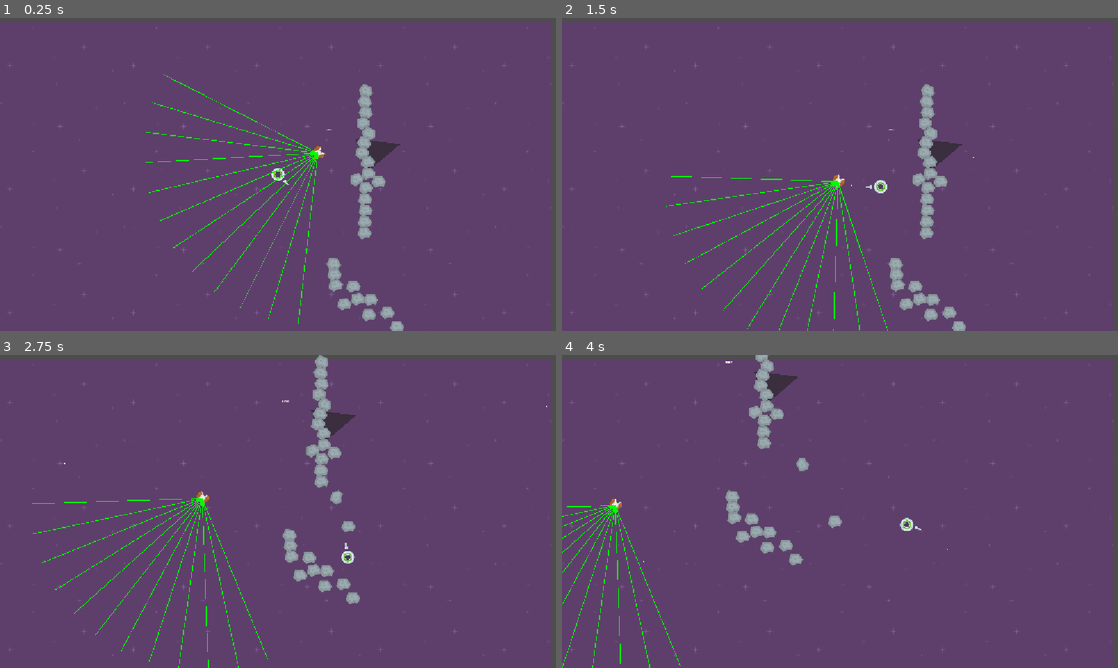
Above: before the commit, frames 1-4 (two rows, left to right).
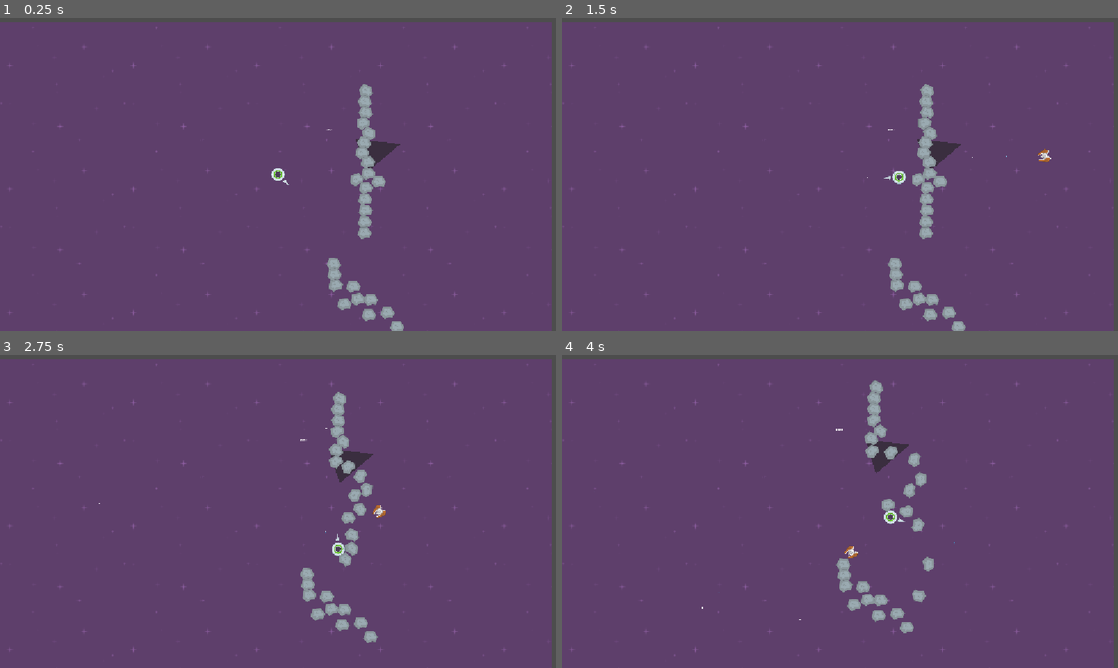
Above: after the commit, the same moments.

Repository: BlackSabre/SpeedySaucer
Game: Godot game, scene res://scenes/levels/level_1.tscn
Same seed, same stepped clock (60 frames per second), same inputs: the game is played once before the commit and once after it.
Inputs (mouse positions are in pixels of both pictures, inside the frame that each line leads up to):
- Up to frame 1 (0.25 s): no input
- Up to frame 2 (1.5 s): move the mouse to (962, 158) at 0.52 s; hold D (move_right) 0.53-1.28 s; click (962, 158) at 0.67 s; move the mouse to (728, 190) at 1.27 s; hold S (move_down) from 1.28 s (still down); click (728, 190) at 1.42 s
- Up to frame 3 (2.75 s): move the mouse to (333, 442) at 2.02 s; release S (move_down) at 2.03 s; hold D (move_right) from 2.03 s (still down); click (333, 442) at 2.17 s
- Up to frame 4 (4 s): move the mouse to (812, 574) at 2.77 s; release D (move_right) at 2.78 s; hold W (move_up) 2.78-3.53 s; click (812, 574) at 2.92 s; move the mouse to (1006, 558) at 3.52 s; hold A (move_left) from 3.53 s (still down); click (1006, 558) at 3.67 s

The runs differ from the first frame. In frame 1, 0.9% of the frame differs, in the area x 26-59%, y 18-98%; in frame 2, 1.4%; in frame 3, 5.0%, in the area x 5-99%, y 0-100%; in frame 4, 4.9%.

Commit message:
Added firing for Enemy

Diff:
--- a/scenes/entities/enemies/enemy.gd
+++ b/scenes/entities/enemies/enemy.gd
@@ -2,81 +2,70 @@
 
 @export var move_speed: float = 300
 @export var turn_rate: float = 1
-@export var max_rotation_radians: float = 0.2
-@export var attack_move_speed: float = 750
-@export var accleration_factor: float = 50
-@export var raycaster: Raycaster
+@export var max_rotation_weight: float = 0.2
+@export var enemy_weapon: EnemyWeapon
+@export var projectile_parent: Node
+@export var alignment_to_player_firing_threshold: float = 0.96
+@export var random_direction_angle_threshold: float = 90
+@export var random_position_offset: int = 1000
 
-var current_speed: float
-var target_speed: float
-var current_direction: Vector2 = Vector2(1, 0)
+@onready var navigator: Navigator = $Navigator
 
-var target_player: RigidBody2D
-var current_state: EnemyState
-
-var steering_timer: float = 5.0
+var normalized_current_direction := Vector2.LEFT
+var normalized_previous_direction: Vector2
 var patrol_timer: float = 0.0
 var patrol_timer_max: float = 5.0
-var normalized_previous_direction: Vector2
-
+var target_player: RigidBody2D
 var target_global_positions: Array[Vector2]
-
-enum EnemyState {
-	CREATE_DISTANCE,
-	ATTACK_RUN,
-	TURNING
-}
+var direction_to_player: Vector2
 
 
 func _ready() -> void:
-	current_speed = move_speed
-	current_state = EnemyState.CREATE_DISTANCE
 	target_player = get_tree().get_first_node_in_group("Players")
-	current_direction = (target_player.global_position - global_position).normalized()
-	normalized_previous_direction = current_direction
-	target_global_positions.append(target_player.global_position)
-	look_at(target_player.global_position)
+
+	if target_player:
+		normalized_current_direction = (target_player.global_position - global_position).normalized()
+		target_global_positions.append(target_player.global_position)
+		look_at(target_player.global_position)
 
 
 func _physics_process(delta: float) -> void:
-	target_global_positions = _find_next_target(delta)
-	velocity = _calculate_velocity(delta)
-	var angle = current_direction.angle()
-	rotation = lerp_angle(rotation, angle, max_rotation_radians)
+	if target_global_positions.size() > 0:
+		target_global_positions = _find_next_target(delta)
+		velocity = _calculate_velocity(delta)
+
+	var angle_current_direction = normalized_current_direction.angle()
+	rotation = lerp_angle(rotation, angle_current_direction, max_rotation_weight)
+	fire()
 	move_and_slide()
 
 
-# current_direction, normalized_previous_direction
 func _calculate_velocity(delta: float) -> Vector2:
+	var ray_exclusion_rid_array: Array[RID] = [self.get_rid()]
+	if target_player:
+		ray_exclusion_rid_array.append(target_player.get_rid())
+
+	var weighted_goal_direction: Vector2 = navigator.calculate_direction(
+		target_global_positions,
+		normalized_current_direction,
+		normalized_previous_direction,
+		collision_mask,
+		ray_exclusion_rid_array)
+
 	var direction_lerp_weight: float = 1.0 - exp(-turn_rate * delta)
-	var ray_result_data: Array[RayResult] = _calculate_ray_data()
+	normalized_previous_direction = normalized_current_direction
 
-	var weighted_goal_direction: Vector2 = _calculate_direction(ray_result_data)
-	normalized_previous_direction = current_direction
+	var lerped_direction: Vector2 = lerp(normalized_current_direction, weighted_goal_direction, direction_lerp_weight).normalized()
+	if not lerped_direction.is_zero_approx():
+		normalized_current_direction = lerped_direction
 
-	var lerped_direction: Vector2 = lerp(current_direction, weighted_goal_direction, direction_lerp_weight).normalized()
-	if not lerped_direction.is_zero_approx():
-		current_direction = lerped_direction
-
-	return current_direction * move_speed
+	return normalized_current_direction * move_speed
 
 
-func _calculate_ray_data() -> Array[RayResult]:
-	var ray_exclusion_rid_array: Array[RID] = [self.get_rid(), target_player.get_rid()]
-	return raycaster.cast_rays_in_direction(current_direction, collision_mask, ray_exclusion_rid_array)
-
-
-func _calculate_direction(ray_result_data: Array[RayResult]) -> Vector2:
-	var steering_manager_settings = SteeringManagerSettings.new()
-
-	steering_manager_settings.source_global_position = global_position
-	steering_manager_settings.target_global_positions = target_global_positions
-	steering_manager_settings.normalized_previous_direction = normalized_previous_direction
-	steering_manager_settings.normalized_current_direction = current_direction.normalized()
-	steering_manager_settings.ray_results = ray_result_data
-	steering_manager_settings.ray_length = raycaster.ray_length
-
-	return SteeringManager.calculate_direction(steering_manager_settings)
+func fire():
+	var direction_player_alignment: float = direction_to_player.dot(normalized_current_direction)
+	if direction_player_alignment > alignment_to_player_firing_threshold:
+		enemy_weapon.fire_weapon(normalized_current_direction, projectile_parent)
 
 
 # Returns the player global position if ahead of the enemy, otherwise returns a random
@@ -84,20 +73,22 @@
 func _find_next_target(delta: float) -> Array[Vector2]:
 	patrol_timer += delta
 
-	var direction_to_player = (target_player.global_position - global_position).normalized()
-	var enemy_player_alignment: float = current_direction.dot(direction_to_player)
-	if enemy_player_alignment > 0:
-		target_global_positions.clear()
-		target_global_positions.append(target_player.global_position)
-		return target_global_positions
+	if target_player:
+		direction_to_player = (target_player.global_position - global_position).normalized()
+		var enemy_player_alignment: float = normalized_current_direction.dot(direction_to_player)
+		if enemy_player_alignment > 0:
+			target_global_positions.clear()
+			target_global_positions.append(target_player.global_position)
+			patrol_timer = 0.0
+			return target_global_positions
 
 	if patrol_timer <= patrol_timer_max:
 		return target_global_positions
 
 	target_global_positions.clear()
-	var random_angle: float = deg_to_rad(randf_range(-90, 90))
-	var random_direction: Vector2 = current_direction.rotated(random_angle)
-	var random_position: Vector2 = global_position + random_direction * 1000
+	var random_angle: float = deg_to_rad(randf_range(-random_direction_angle_threshold, random_direction_angle_threshold))
+	var random_direction: Vector2 = normalized_current_direction.rotated(random_angle)
+	var random_position: Vector2 = global_position + (random_direction * random_position_offset)
 
 	target_global_positions.append(random_position)
 	patrol_timer = 0.0
--- a/scenes/entities/enemies/enemy.tscn
+++ b/scenes/entities/enemies/enemy.tscn
@@ -1,25 +1,30 @@
 [gd_scene format=3 uid="uid://cpdbd8lt8t04w"]
 
 [ext_resource type="Script" uid="uid://bkfwwh4nvjceg" path="res://scenes/entities/enemies/enemy.gd" id="1_67neu"]
+[ext_resource type="Texture2D" uid="uid://dhr1773tdl4vo" path="res://assets/kenney_space-shooter-redux/PNG/Parts/gun00.png" id="2_gflvi"]
 [ext_resource type="Texture2D" uid="uid://c0qob77ivtlw5" path="res://assets/kenney_space-shooter-redux/PNG/Enemies/enemyRed1.png" id="2_ktqfp"]
-[ext_resource type="PackedScene" uid="uid://d0ff62v2gku3o" path="res://utilities/raycaster/raycaster.tscn" id="3_c8ylr"]
-[ext_resource type="Script" uid="uid://drd75g0e3xcwo" path="res://utilities/navigation/navigator.gd" id="3_pm80n"]
+[ext_resource type="PackedScene" uid="uid://d0ff62v2gku3o" path="res://utilities/movement/raycaster/raycaster.tscn" id="3_c8ylr"]
+[ext_resource type="Script" uid="uid://drd75g0e3xcwo" path="res://utilities/movement/navigation/navigator.gd" id="3_pm80n"]
+[ext_resource type="Script" uid="uid://bmiweij7evri7" path="res://scenes/entities/weapons/enemy_weapon/enemy_weapon.gd" id="5_20lqd"]
+[ext_resource type="PackedScene" uid="uid://cb182f731msqr" path="res://scenes/entities/projectiles/projectile.tscn" id="6_j3iiu"]
 
 [sub_resource type="CircleShape2D" id="CircleShape2D_7i4tb"]
 radius = 36.013885
 
-[node name="Enemy" type="CharacterBody2D" unique_id=1735677195 node_paths=PackedStringArray("raycaster")]
+[node name="Enemy" type="CharacterBody2D" unique_id=1735677195 node_paths=PackedStringArray("enemy_weapon")]
 collision_layer = 4
 collision_mask = 14
+motion_mode = 1
 script = ExtResource("1_67neu")
-raycaster = NodePath("Navigator/Raycaster")
+enemy_weapon = NodePath("EnemyWeapon")
 
-[node name="Sprite2D" type="Sprite2D" parent="." unique_id=2082000728]
+[node name="EnemyBodySprite" type="Sprite2D" parent="." unique_id=2082000728]
 rotation = 4.712389
 texture = ExtResource("2_ktqfp")
 
 [node name="CollisionShape2D" type="CollisionShape2D" parent="." unique_id=1490024136]
 shape = SubResource("CircleShape2D_7i4tb")
+metadata/_edit_lock_ = true
 
 [node name="Navigator" type="Node2D" parent="." unique_id=153048049]
 script = ExtResource("3_pm80n")
@@ -27,4 +32,16 @@
 [node name="Raycaster" parent="Navigator" unique_id=408926492 instance=ExtResource("3_c8ylr")]
 ray_length = 1200
 number_of_raycasts = 12
-debug = true
+
+[node name="EnemyWeapon" type="Node2D" parent="." unique_id=847598257 node_paths=PackedStringArray("projectile_spawn_positions")]
+script = ExtResource("5_20lqd")
+projectile_scene = ExtResource("6_j3iiu")
+projectile_spawn_positions = [NodePath("GunSprite/ProjectileSpawnPosition")]
+
+[node name="GunSprite" type="Sprite2D" parent="EnemyWeapon" unique_id=908969940]
+position = Vector2(7, 0)
+rotation = -1.5707964
+texture = ExtResource("2_gflvi")
+
+[node name="ProjectileSpawnPosition" type="Marker2D" parent="EnemyWeapon/GunSprite" unique_id=1311741830]
+position = Vector2(-8.742278e-07, 20)
--- a/scenes/entities/player/player.gd
+++ b/scenes/entities/player/player.gd
@@ -2,7 +2,12 @@
 
 @onready var collisionShape2D = $CollisionShape2D
 @onready var circleShape2D: CircleShape2D = $CollisionShape2D.shape
-var force = 1000;
+
+
+signal on_player_weapon_fired
+
+
+var movement_force: float = 1000.0;
 
 
 func _process(_delta) -> void:
@@ -20,10 +25,9 @@
 	pass
 
 
-
 func apply_movement():
 	var input_vector := Input.get_vector("move_left", "move_right", "move_up", "move_down")
-	var vector_force: Vector2 = input_vector * force;
+	var vector_force: Vector2 = input_vector * movement_force;
 	apply_force(vector_force)
 
 
@@ -35,7 +39,7 @@
 		return []
 
 	var radius = circleShape2D.radius
-	var angle_step = TAU / sample_count # TAU = 2π
+	var angle_step = TAU / sample_count
 
 	for i in range(sample_count):
 		var angle = i * angle_step
--- a/scenes/entities/player/player.tscn
+++ b/scenes/entities/player/player.tscn
@@ -2,7 +2,7 @@
 
 [ext_resource type="Texture2D" uid="uid://dnklpn4a2n1yr" path="res://assets/kenney_space-shooter-redux/PNG/ufoGreen.png" id="1_8afob"]
 [ext_resource type="Script" uid="uid://dlo3uk6nwfi3s" path="res://scenes/entities/player/player.gd" id="1_dovo2"]
-[ext_resource type="PackedScene" uid="uid://bseprqe4u5hsq" path="res://scenes/entities/weapons/weapon.tscn" id="3_58kc7"]
+[ext_resource type="PackedScene" uid="uid://bseprqe4u5hsq" path="res://scenes/entities/weapons/player_weapon/weapon.tscn" id="3_58kc7"]
 
 [sub_resource type="CircleShape2D" id="CircleShape2D_7i4tb"]
 radius = 45.0
--- a/scenes/entities/projectiles/projectile.gd
+++ b/scenes/entities/projectiles/projectile.gd
@@ -1,4 +1,4 @@
-extends Node2D
+class_name Projectile extends Node2D
 
 @export var speed = 1000;
 
@@ -13,14 +13,19 @@
 	#print("bullet_pos: ", position)
 	#prints("bullet_global_pos", global_position)
 	time_to_live_timer.timeout.connect(_on_time_to_live_timer_timeout)
-	pass
+
 
 func _physics_process(delta: float) -> void:
 	global_position += direction * speed * delta
 	#global_position = position + speed * direction * delta
 	#print("proj pos")
 	#print(global_position)
-	pass
+
+
+func setup_direction(spawn_global_position: Vector2, travel_direction: Vector2):
+	global_position = spawn_global_position
+	direction = travel_direction
+
 
 func setup(new_target_position: Vector2, spawn_position: Vector2, new_projectile_source: Enums.ProjectileSource):
 	projectile_source = new_projectile_source
--- /dev/null
+++ b/scenes/entities/weapons/enemy_weapon/enemy_weapon.gd
@@ -0,0 +1,27 @@
+class_name EnemyWeapon extends Node2D
+
+@export var projectile_scene: PackedScene
+@export var projectile_spawn_positions: Array[Marker2D]
+@export var fire_cooldown: float = 1.0
+
+
+var _fire_timer: float = 0.0
+
+func _physics_process(_delta: float) -> void:
+	_fire_timer += _delta
+
+
+func fire_weapon(direction: Vector2, parent: Node) -> bool:
+	if _fire_timer < fire_cooldown:
+		return false
+
+	spawn_projectile(projectile_spawn_positions[0].global_position, direction, parent)
+	_fire_timer = 0.0
+	return true
+
+
+func spawn_projectile(spawn_global_position: Vector2, direction: Vector2, parent: Node) -> void:
+	var projectile_instance: Projectile = projectile_scene.instantiate()
+	parent.add_child(projectile_instance)
+	projectile_instance.setup_direction(spawn_global_position, direction)
+	projectile_instance.global_position = spawn_global_position
--- /dev/null
+++ b/scenes/entities/weapons/enemy_weapon/enemy_weapon.tscn
@@ -0,0 +1,17 @@
+[gd_scene format=3 uid="uid://bnfdlk88xketi"]
+
+[ext_resource type="Script" uid="uid://bmiweij7evri7" path="res://scenes/entities/weapons/enemy_weapon/enemy_weapon.gd" id="1_kw6ib"]
+[ext_resource type="Texture2D" uid="uid://dhr1773tdl4vo" path="res://assets/kenney_space-shooter-redux/PNG/Parts/gun00.png" id="1_mxvdg"]
+[ext_resource type="PackedScene" uid="uid://cb182f731msqr" path="res://scenes/entities/projectiles/projectile.tscn" id="2_5puay"]
+
+[node name="EnemyWeapon" type="Node2D" unique_id=1504786334]
+script = ExtResource("1_kw6ib")
+projectile_scene = ExtResource("2_5puay")
+
+[node name="GunSprite" type="Sprite2D" parent="." unique_id=1965801667]
+position = Vector2(7, 0)
+rotation = -1.5707964
+texture = ExtResource("1_mxvdg")
+
+[node name="ProjectileSpawnPosition" type="Marker2D" parent="GunSprite" unique_id=2033947300]
+position = Vector2(-8.742278e-07, 20)
--- /dev/null
+++ b/scenes/entities/weapons/player_weapon/weapon.gd
@@ -0,0 +1,17 @@
+extends Node2D
+class_name Weapon
+
+@onready var projectile_marker: Marker2D = $ProjectileSpawnPosition
+@onready var projectile_scene: PackedScene = preload("uid://cb182f731msqr")
+
+
+func _unhandled_input(event: InputEvent) -> void:
+	if event is InputEventMouseButton \
+			and event.button_index == MOUSE_BUTTON_LEFT \
+			and	event.pressed:
+		get_viewport().set_input_as_handled()
+		fire(get_global_mouse_position());
+
+
+func fire(mouse_position: Vector2) -> void:
+	GlobalSignals.weapon_fired.emit(mouse_position, projectile_marker.global_position, Enums.ProjectileSource.PLAYER)
--- a/scenes/entities/weapons/weapon.tscn
+++ b/scenes/entities/weapons/player_weapon/weapon.tscn
@@ -1,6 +1,6 @@
 [gd_scene format=3 uid="uid://bseprqe4u5hsq"]
 
-[ext_resource type="Script" uid="uid://c0kw1p7gv203v" path="res://scenes/entities/weapons/weapon.gd" id="1_trvpb"]
+[ext_resource type="Script" uid="uid://c0kw1p7gv203v" path="res://scenes/entities/weapons/player_weapon/weapon.gd" id="1_trvpb"]
 [ext_resource type="Texture2D" uid="uid://c016hto81t3qk" path="res://assets/kenney_space-shooter-redux/PNG/Parts/beam6.png" id="2_6x0ya"]
 
 [node name="Weapon" type="Node2D" unique_id=2143438046]
--- a/scenes/entities/weapons/weapon.gd
+++ /dev/null
@@ -1,46 +0,0 @@
-extends Node2D
-class_name Weapon
-
-#@onready var weapon_sprite: Sprite2D = $Weapon
-@onready var projectile_marker: Marker2D = $ProjectileSpawnPosition
-@onready var projectile_scene: PackedScene = preload("uid://cb182f731msqr")
-
-# Called when the node enters the scene tree for the first time.
-func _ready() -> void:
-	pass
-
-
-func _unhandled_input(event: InputEvent) -> void:
-	if event is InputEventMouseButton \
-			and event.button_index == MOUSE_BUTTON_LEFT \
-			and	event.pressed:
-		get_viewport().set_input_as_handled()
-		fire(get_global_mouse_position());
-
-
-func _process(_delta: float) -> void:
-	#offset = Vector2(91, 91)
-	#$/root/Player/Pivot.rotation += rotation_speed * delta
-	#var pos = get_local_mouse_position() - position
-	#look_at(get_global_mouse_position())
-	pass
-
-
-func fire(mouse_position: Vector2) -> void:
-	#print("firing")
-	#print("projectile_marker global: ", projectile_marker.global_position)
-	#print("projectile_marker position: ", projectile_marker.position)
-
-	GlobalSignals.weapon_fired.emit(mouse_position, projectile_marker.global_position, Enums.ProjectileSource.PLAYER)
-
-	#GlobalSignals.weapon_fired.emit(projectile_pos.global_position)
-	#print("firing")
-	#print("projectile_pos: ", projectile_pos.global_position)
-	#GlobalSignals.weapon_fired.emit(projectile_pos.global_position)
-
-	#var projectile = projectile_scene.instantiate()
-	#print(projectile_pos.position.x)
-
-	#projectile.global_transform = projectile_pos.global_transform
-	#projectile.global_position.x += 100#projectile_pos.position.x + self.offset.x;
-	#get_tree().root.add_child(projectile)
--- a/scenes/levels/level_1.tscn
+++ b/scenes/levels/level_1.tscn
@@ -56,8 +56,11 @@
 
 [node name="Enemies" type="Node" parent="." unique_id=862519078]
 
-[node name="Enemy" parent="Enemies" unique_id=1735677195 instance=ExtResource("5_sk5k4")]
-position = Vector2(7, 139)
+[node name="Enemy" parent="Enemies" unique_id=1735677195 node_paths=PackedStringArray("projectile_parent") instance=ExtResource("5_sk5k4")]
+position = Vector2(1823, 105)
+move_speed = 500.0
+max_rotation_weight = 0.3
+projectile_parent = NodePath("../../Projectiles")
 
 [node name="Obstacles" type="Node2D" parent="." unique_id=811036353]
 
--- /dev/null
+++ b/utilities/movement/navigation/navigator.gd
@@ -0,0 +1,41 @@
+class_name Navigator extends Node2D
+
+@onready var raycaster: Node2D = $Raycaster
+
+var ray_result_data: Array[RayResult]
+
+func calculate_direction(
+		target_global_posiions: Array[Vector2],
+		normalized_current_direction: Vector2,
+		normalized_previous_direction: Vector2,
+		collision_mask: int,
+		ray_exclusion_rid_array: Array[RID]) -> Vector2:
+	ray_result_data = _calculate_ray_data(normalized_current_direction,
+		collision_mask, ray_exclusion_rid_array)
+	return _calculate_direction(
+		target_global_posiions,
+		normalized_current_direction,
+		normalized_previous_direction)
+
+
+func _calculate_ray_data(current_direction: Vector2,
+		collision_mask: int,
+		ray_exclusion_rid_array: Array[RID]) -> Array[RayResult]:
+	return raycaster.cast_rays_in_direction(current_direction, collision_mask, ray_exclusion_rid_array)
+
+
+func _calculate_direction(
+	target_global_positions: Array[Vector2],
+	normalized_current_direction: Vector2,
+	normalized_previous_direction: Vector2
+	) -> Vector2:
+	var steering_manager_settings = SteeringManagerSettings.new()
+
+	steering_manager_settings.source_global_position = global_position
+	steering_manager_settings.target_global_positions = target_global_positions
+	steering_manager_settings.normalized_previous_direction = normalized_previous_direction
+	steering_manager_settings.normalized_current_direction = normalized_current_direction
+	steering_manager_settings.ray_results = ray_result_data
+	steering_manager_settings.ray_length = raycaster.ray_length
+
+	return SteeringManager.calculate_direction(steering_manager_settings)
--- a/utilities/raycaster/raycaster.tscn
+++ b/utilities/movement/raycaster/raycaster.tscn
@@ -1,6 +1,6 @@
 [gd_scene format=3 uid="uid://d0ff62v2gku3o"]
 
-[ext_resource type="Script" uid="uid://c1faskok7cv1g" path="res://utilities/raycaster/raycaster.gd" id="1_37rn3"]
+[ext_resource type="Script" uid="uid://c1faskok7cv1g" path="res://utilities/movement/raycaster/raycaster.gd" id="1_37rn3"]
 
 [node name="Raycaster" type="Node2D" unique_id=408926492]
 script = ExtResource("1_37rn3")
--- a/utilities/navigation/navigator.gd
+++ /dev/null
@@ -1,11 +0,0 @@
-extends Node2D
-
-
-func _ready() -> void:
-	pass
-
-
-func _calculate_next_direction() -> Vector2:
-	return Vector2.ZERO
-
-	pass
Not shown, added: scenes/entities/weapons/enemy_weapon/enemy_weapon.gd.uid
Renamed: scenes/entities/weapons/weapon.gd.uid -> scenes/entities/weapons/player_weapon/weapon.gd.uid
Renamed: utilities/navigation/navigator.gd.uid -> utilities/movement/navigation/navigator.gd.uid
Renamed: utilities/path_finder/path_finder.gd -> utilities/movement/path_finder/path_finder.gd
Renamed: utilities/path_finder/path_finder.gd.uid -> utilities/movement/path_finder/path_finder.gd.uid
Renamed: utilities/path_finder/path_finder_settings.gd -> utilities/movement/path_finder/path_finder_settings.gd
Renamed: utilities/path_finder/path_finder_settings.gd.uid -> utilities/movement/path_finder/path_finder_settings.gd.uid
Renamed: utilities/raycaster/raycast_calculator.gd -> utilities/movement/raycaster/raycast_calculator.gd
Renamed: utilities/raycaster/raycast_calculator.gd.uid -> utilities/movement/raycaster/raycast_calculator.gd.uid
Renamed: utilities/raycaster/raycast_result.gd -> utilities/movement/raycaster/raycast_result.gd
Renamed: utilities/raycaster/raycast_result.gd.uid -> utilities/movement/raycaster/raycast_result.gd.uid
Renamed: utilities/raycaster/raycast_settings.gd -> utilities/movement/raycaster/raycast_settings.gd
(and 7 more such lines)
